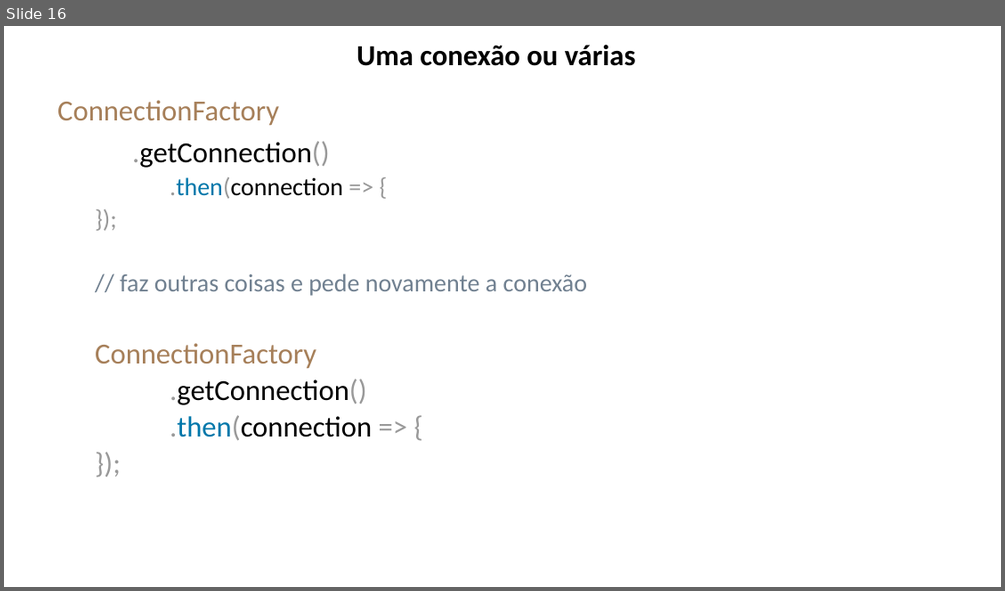
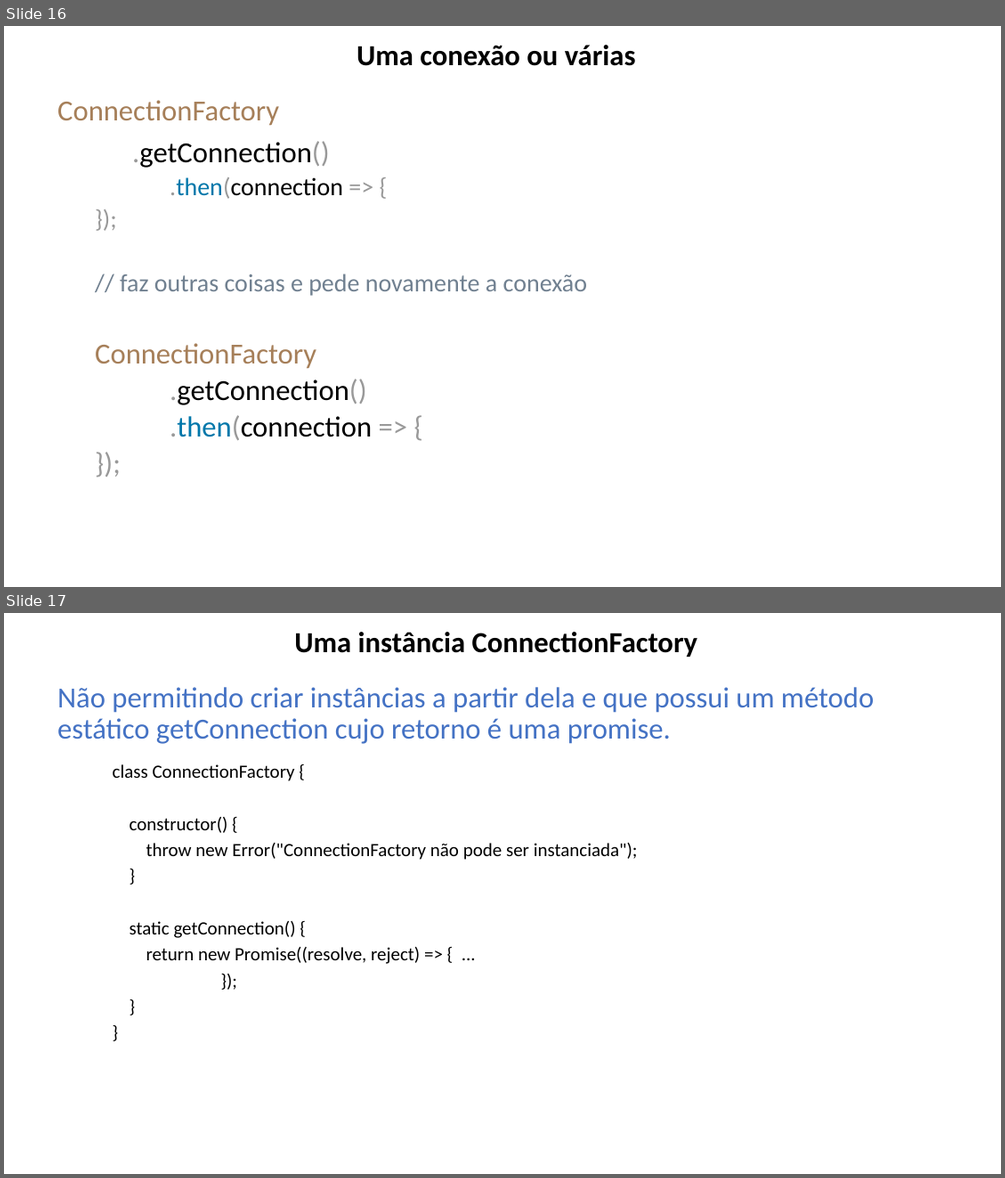
Before and after one commit to lacsousa/js-es6-oo-pp-avanc1, a slide deck: docs/JS Avançado 1-2-3-resumo.pptx. Shown one above the other, each under a label of ours: slide 16 before the commit, slides 16 and 17 after it. The pictures are 1005x591 and 1005x1178 pixels, drawn with LibreOffice and Linux fonts; fonts in the diff are those of the drawing. Boxes give left, top, right and bottom in pixels: in the first picture for what was removed or moved away, otherwise in the second. Text is boxed around its words. In the diff, an @@ line names an element or a change of style, - is before the commit and + after.

```diff
--- a/docs/JS Avançado 1-2-3-resumo.pptx
+++ b/docs/JS Avançado 1-2-3-resumo.pptx
@@ slide 17 added at (x1=4, y1=613, x2=1001, y2=1174), background #FFFFFF @@
@@ title added at (x1=294, y1=632, x2=698, y2=657), 28 pt, text #000000, bold @@
+Uma instância ConnectionFactory
@@ text added at (x1=57, y1=687, x2=874, y2=744), 28 pt, text #4472C4 @@
+Não permitindo criar instâncias a partir dela e que possui um método estático getConnection cujo retorno é uma promise.
@@ text added at (x1=113, y1=764, x2=638, y2=964), 18 pt, text #000000 @@
+class ConnectionFactory {
+constructor() {
+throw new Error("ConnectionFactory não pode ser instanciada");
+}
+static getConnection() {
+return new Promise((resolve, reject) => { ...
+});
+}
+}
```
Also in this commit, not shown: 1 slide changed, 7 other slides added, 1 slide removed, 2 other files.
